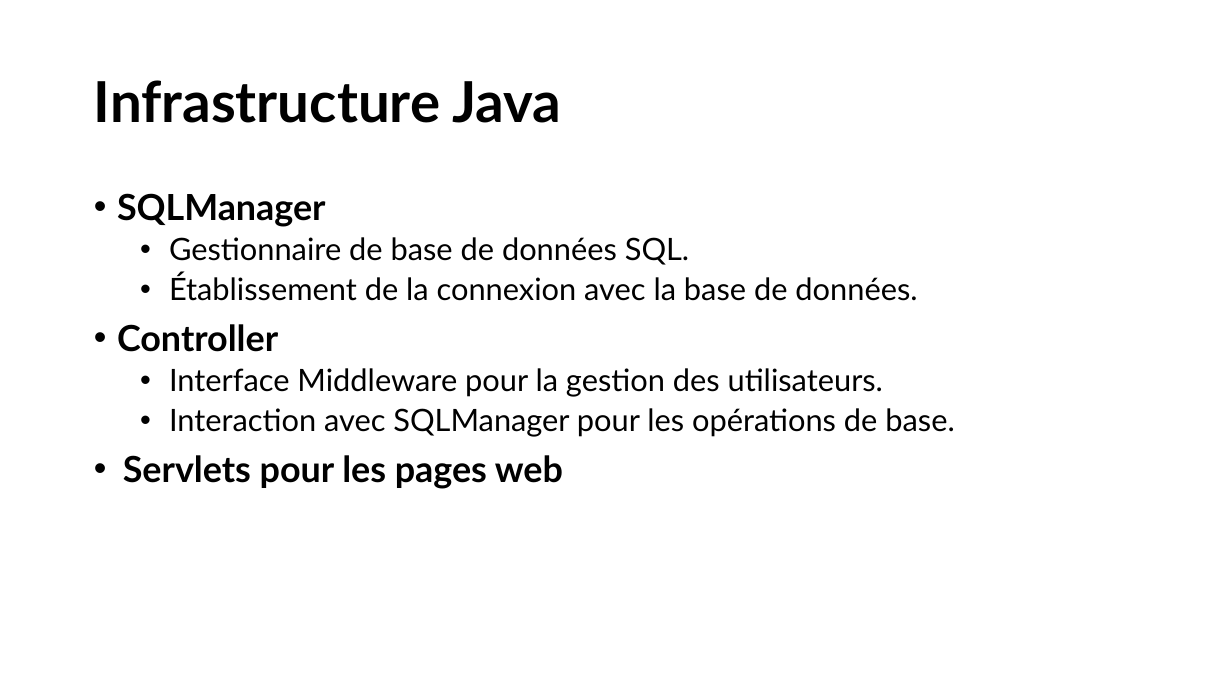
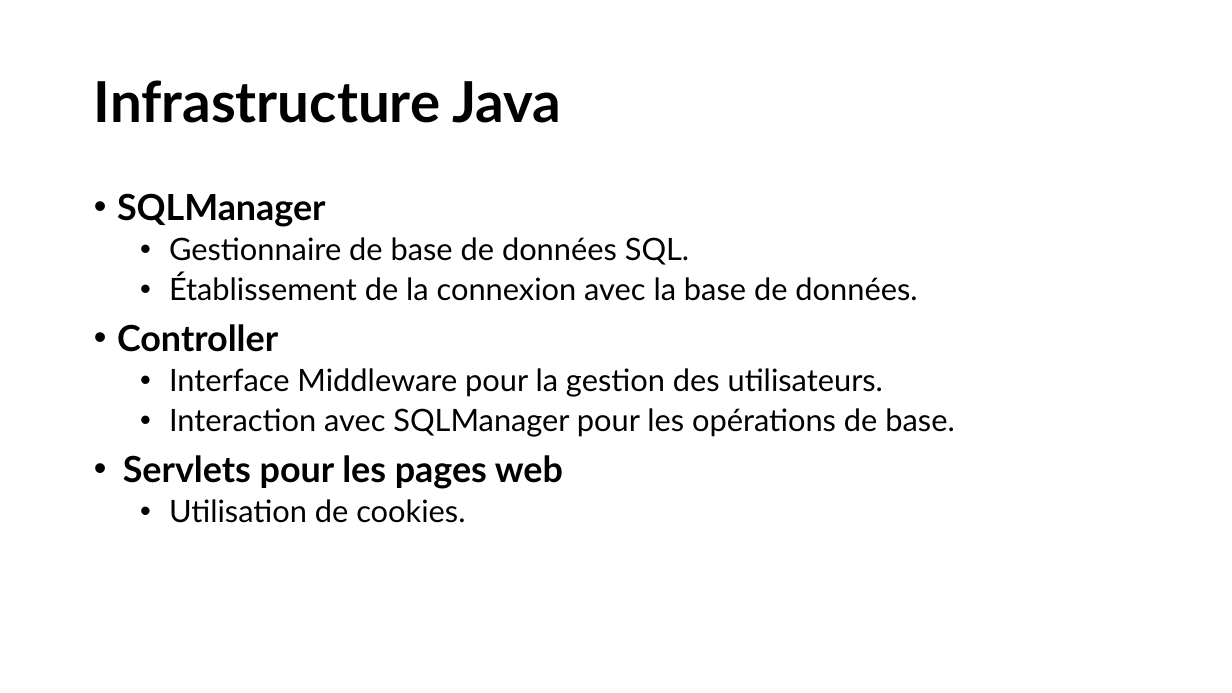
Before and after one commit to Theodrosrun/bdr-projet, a slide deck: slide 8 of Présentation.pptx. Drawn at 1232x693 pixels with LibreOffice and Linux fonts; fonts in the diff are those of the drawing. Boxes give left, top, right and bottom in pixels: in the first picture for what was removed or moved away, otherwise in the second. Text is boxed around its words. In the diff, an @@ line names an element or a change of style, - is before the commit and + after.

```diff
--- a/Présentation.pptx
+++ b/Présentation.pptx
@@ text at box(169, 499, 465, 523): paragraph added @@
+  • Utilisation de cookies.
```
Also in this commit, not shown: 5 other slides changed.
